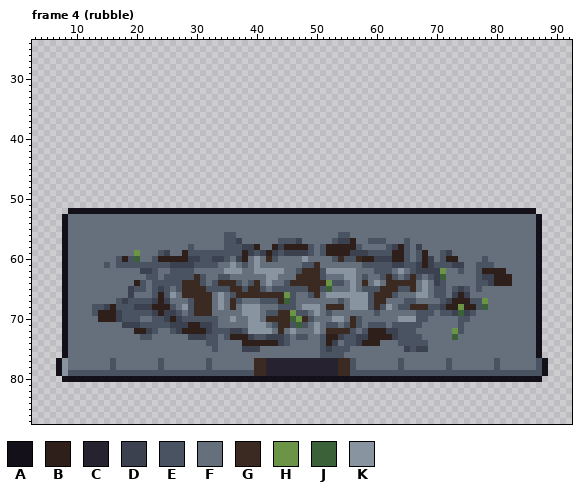
Edited in one commit: pixel-art file (art/structures/town_gate_tower.aseprite). Above, as it was before the edit.
96x88 pixels, 4 frames. Colours within 5 levels of each other are drawn and written as one. Shown: frame 4 (rubble): x 3..92, y 24..87. The commit also changed other frames, which this record leaves out.
Palette (. is transparent): A #14101a  B #2e1f1a  C #26222f  D #3c414f  E #4a5361  F #66707d  G #3b2a22  H #6b9447  J #3b6138  K #8994a1
After the commit:
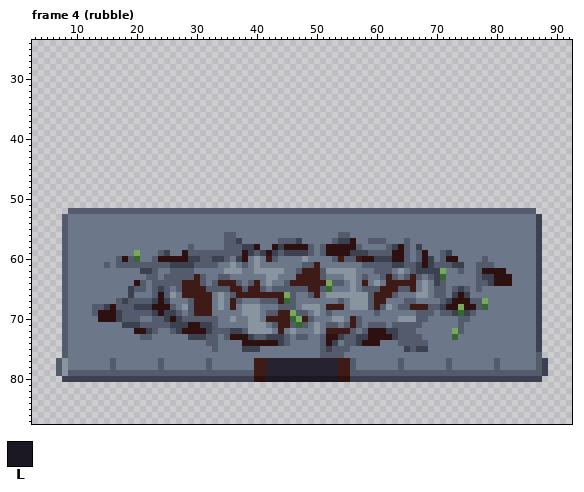
Colours new in this view: L #1b1823
Diff:
Colour B changes from #2e1f1a to #2f1011.
Colour E changes from #4a5361 to #545b6d.
Colour F changes from #66707d to #6c7789.
Colour G changes from #3b2a22 to #3f1b17.
Colour H changes from #6b9447 to #77a95a.
Colour J changes from #3b6138 to #376830.
Frame 4 (rubble):
Colour B replaces colour A in row 80 at x 40 to 41 and 54 to 55.
Colour D replaces colour A in rows 53 to 75 at x 87; in rows 77 to 79 at x 88; in row 80 at x 8 to 39 and 56 to 87.
Colour E replaces colour A in row 52 at x 9 to 86; in rows 53 to 75 at x 8; in row 76 at x 8 and 87; in rows 77 to 79 at x 7.
Colour L replaces colour A in row 80 at x 42 to 53.
Pixel boxes of the changes (left, top, right, bottom) in both pictures:
changed: (56, 208, 548, 382)
